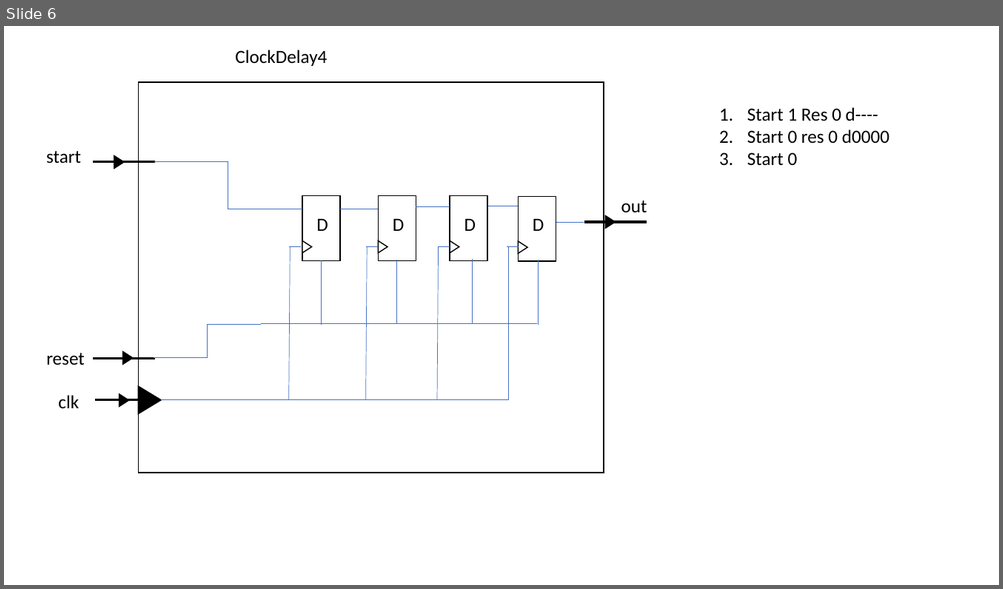
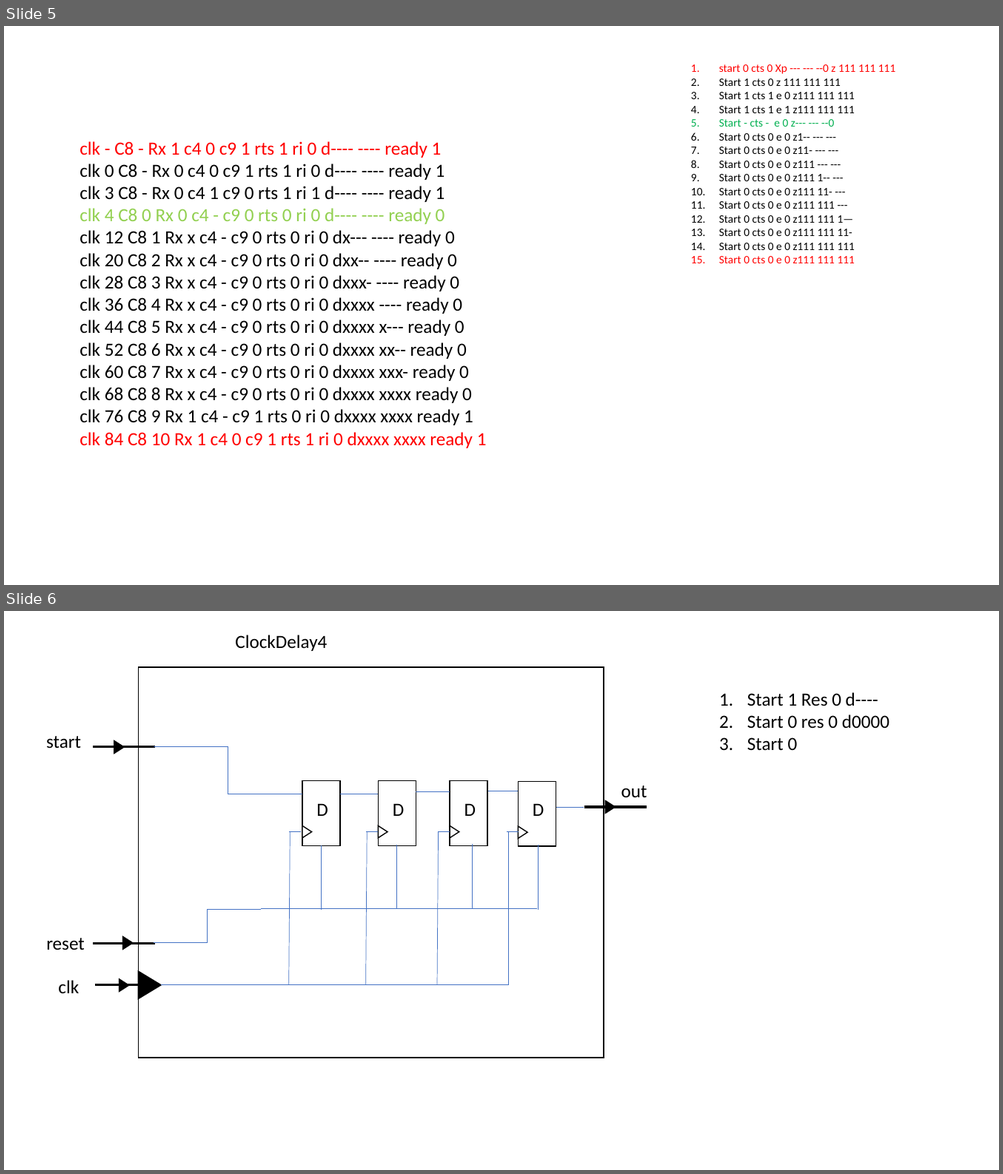
Before and after one commit to FlavioRenzi/UART_Project, a slide deck: UART model.pptx. Shown one above the other, each under a label of ours: slide 6 before the commit, slides 5 and 6 after it. The pictures are 1003x589 and 1003x1174 pixels, drawn with LibreOffice and Linux fonts; fonts in the diff are those of the drawing. Boxes give left, top, right and bottom in pixels: in the first picture for what was removed or moved away, otherwise in the second. Text is boxed around its words. In the diff, an @@ line names an element or a change of style, - is before the commit and + after.

```diff
--- a/UART model.pptx
+++ b/UART model.pptx
@@ slide 5 added at <box>4,26,999,585</box>, background #FFFFFF @@
@@ text added at <box>719,64,895,264</box>, 11 pt, text #000000 @@
+1. start 0 cts 0 Xp --- --- --0 z 111 111 111
+2. Start 1 cts 0 z 111 111 111
+3. Start 1 cts 1 e 0 z111 111 111
+4. Start 1 cts 1 e 1 z111 111 111
+5. Start - cts - e 0 z--- --- --0
+6. Start 0 cts 0 e 0 z1-- --- ---
+7. Start 0 cts 0 e 0 z11- --- ---
+8. Start 0 cts 0 e 0 z111 --- ---
+9. Start 0 cts 0 e 0 z111 1-- ---
+10. Start 0 cts 0 e 0 z111 11- ---
+11. Start 0 cts 0 e 0 z111 111 ---
+12. Start 0 cts 0 e 0 z111 111 1—
+13. Start 0 cts 0 e 0 z111 111 11-
+14. Start 0 cts 0 e 0 z111 111 111
+15. Start 0 cts 0 e 0 z111 111 111
@@ text added at <box>79,141,486,449</box>, 18 pt, text #000000 @@
+clk - C8 - Rx 1 c4 0 c9 1 rts 1 ri 0 d---- ---- ready 1
+clk 0 C8 - Rx 0 c4 0 c9 1 rts 1 ri 0 d---- ---- ready 1
+clk 3 C8 - Rx 0 c4 1 c9 0 rts 1 ri 1 d---- ---- ready 1
+clk 4 C8 0 Rx 0 c4 - c9 0 rts 0 ri 0 d---- ---- ready 0
+clk 12 C8 1 Rx x c4 - c9 0 rts 0 ri 0 dx--- ---- ready 0
+clk 20 C8 2 Rx x c4 - c9 0 rts 0 ri 0 dxx-- ---- ready 0
+clk 28 C8 3 Rx x c4 - c9 0 rts 0 ri 0 dxxx- ---- ready 0
+clk 36 C8 4 Rx x c4 - c9 0 rts 0 ri 0 dxxxx ---- ready 0
+clk 44 C8 5 Rx x c4 - c9 0 rts 0 ri 0 dxxxx x--- ready 0
+clk 52 C8 6 Rx x c4 - c9 0 rts 0 ri 0 dxxxx xx-- ready 0
+clk 60 C8 7 Rx x c4 - c9 0 rts 0 ri 0 dxxxx xxx- ready 0
+clk 68 C8 8 Rx x c4 - c9 0 rts 0 ri 0 dxxxx xxxx ready 0
+clk 76 C8 9 Rx 1 c4 - c9 1 rts 0 ri 0 dxxxx xxxx ready 1
+clk 84 C8 10 Rx 1 c4 0 c9 1 rts 1 ri 0 dxxxx xxxx ready 1
```
Also in this commit, not shown: 4 slides changed, 1 slide removed, 6 other files.
